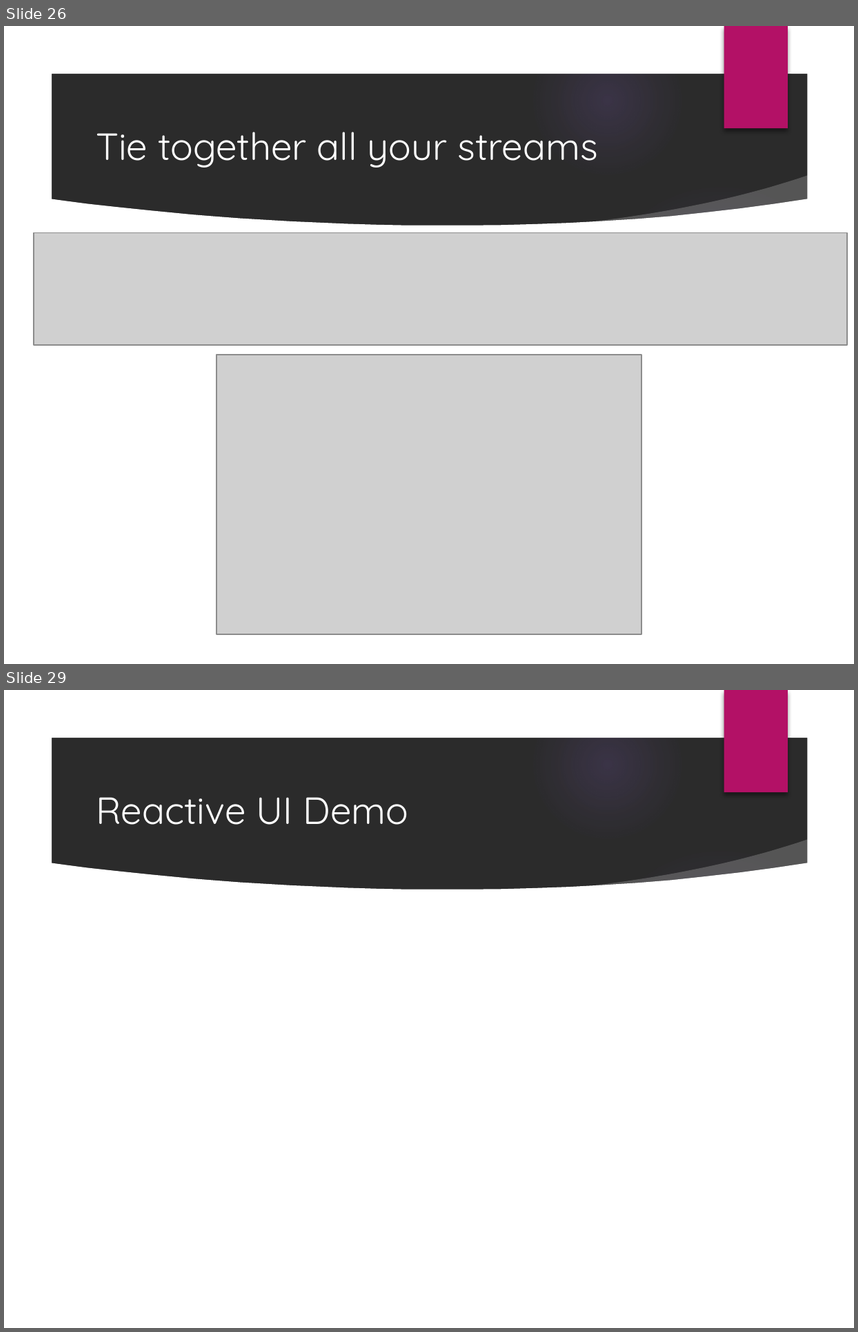
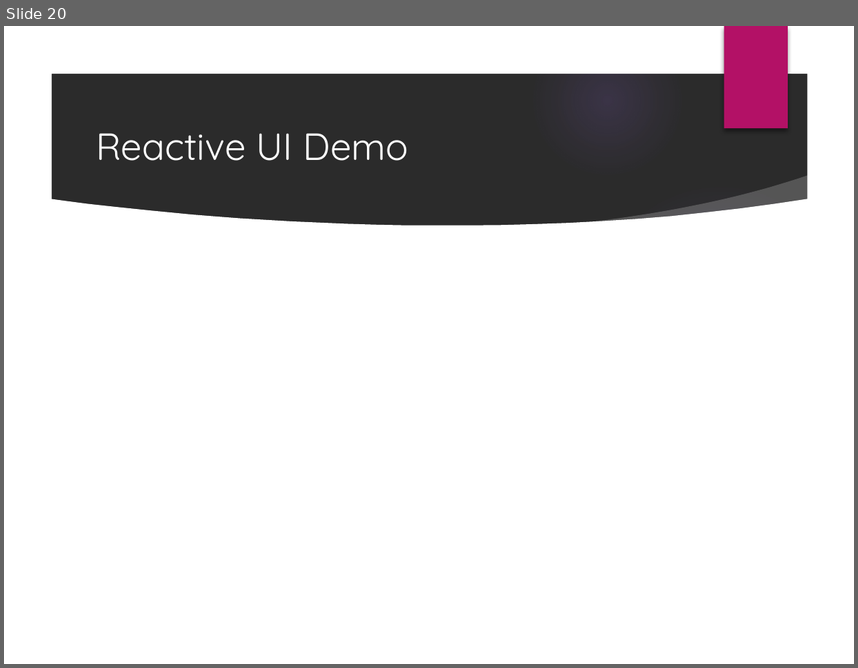
Before and after one commit to PureWeen/DevDays_20171116, a slide deck: DenverDevDays20171116.pptx. Shown one above the other, each under a label of ours: slides 26 and 29 before the commit, slide 20 after it; the slides between them are not shown. The pictures are 858x1332 and 858x668 pixels, drawn with LibreOffice and Linux fonts; fonts in the diff are those of the drawing; grey boxes stand for pictures; background and template pictures are left out; a plain dark background stands for a picture behind light text. Boxes give left, top, right and bottom in pixels: in the first picture for what was removed or moved away, otherwise in the second. Text is boxed around its words. In the diff, an @@ line names an element or a change of style, - is before the commit and + after.

```diff
--- a/DenverDevDays20171116.pptx
+++ b/DenverDevDays20171116.pptx
@@ slide 26 removed at box(4, 26, 854, 664), background picture (left out); not listed: 9 template elements that a slide beside it also shows @@
@@ title removed at box(96, 132, 597, 167) @@
-Tie together all your streams
@@ picture removed at box(34, 232, 847, 345) @@
@@ picture removed at box(216, 354, 641, 635) @@
@@ what was slide 29 is now slide 20 @@
```
Also in this commit, not shown: 10 slides changed, 3 slides added, 9 other slides removed, 3 other files.
